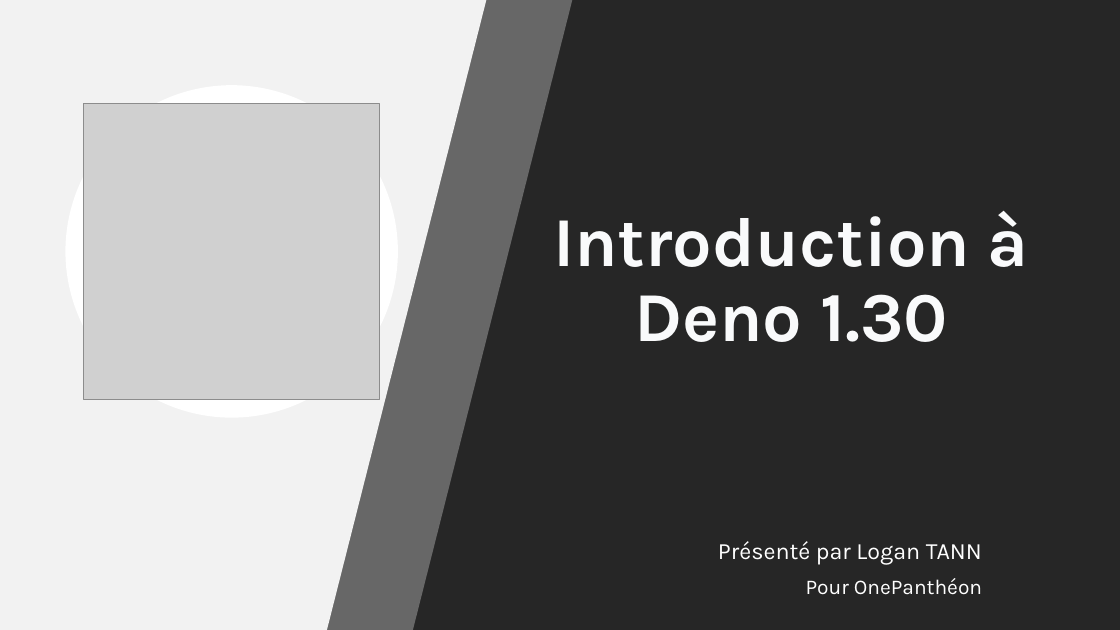
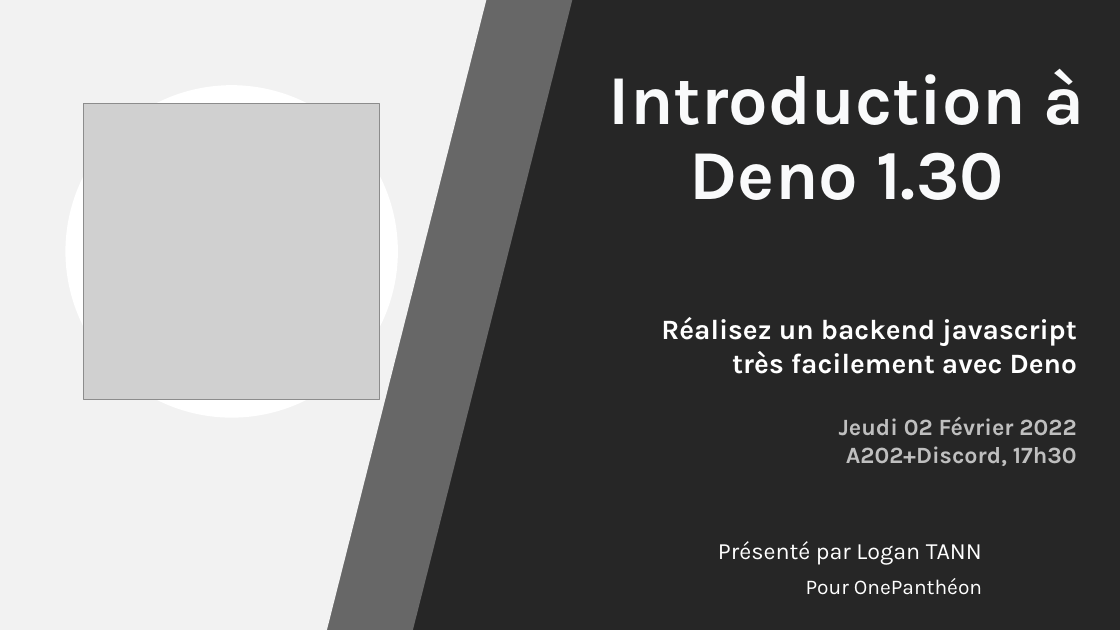
Before and after one commit to OnePantheon/Ateliers-deno, a slide deck: slide 1 of 01 - Introduction/documents/Introduction à Deno.pptx. Drawn at 1120x630 pixels with LibreOffice and Linux fonts; fonts in the diff are those of the drawing; grey boxes stand for pictures; background and template pictures are left out. Boxes give left, top, right and bottom in pixels: in the first picture for what was removed or moved away, otherwise in the second. Text is boxed around its words. In the diff, an @@ line names an element or a change of style, - is before the commit and + after.

```diff
--- a/01 - Introduction/documents/Introduction à Deno.pptx
+++ b/01 - Introduction/documents/Introduction à Deno.pptx
@@ title "Introduction à Deno 1.30": place and size @@
-title "Introduction à Deno 1.30" at (553,211,1029,342)
+title "Introduction à Deno 1.30" at (609,69,1085,200)
@@ text added at (661,317,1077,466), 24 pt, text #FFFFFF, bold @@
+Réalisez un backend javascript
+très facilement avec Deno
+Jeudi 02 Février 2022
+A202+Discord, 17h30
```
Also in this commit, not shown: 3 other files.
